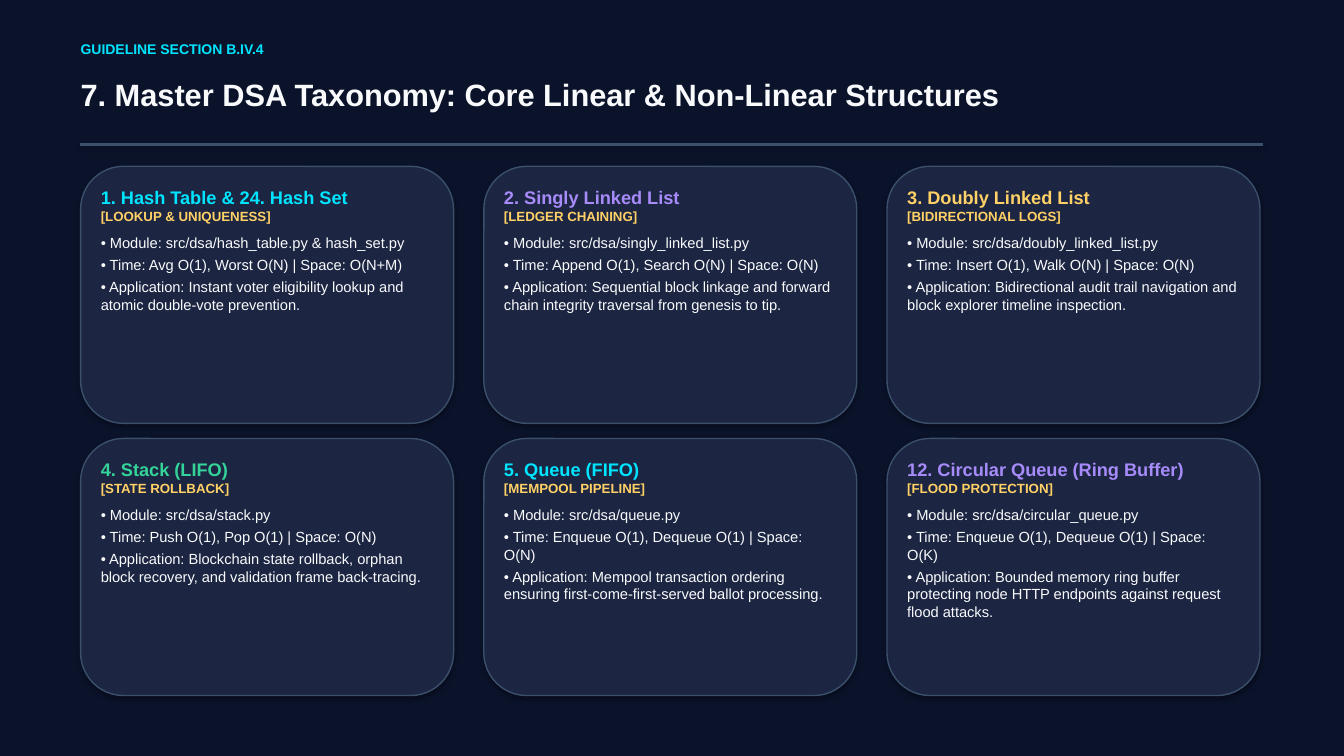
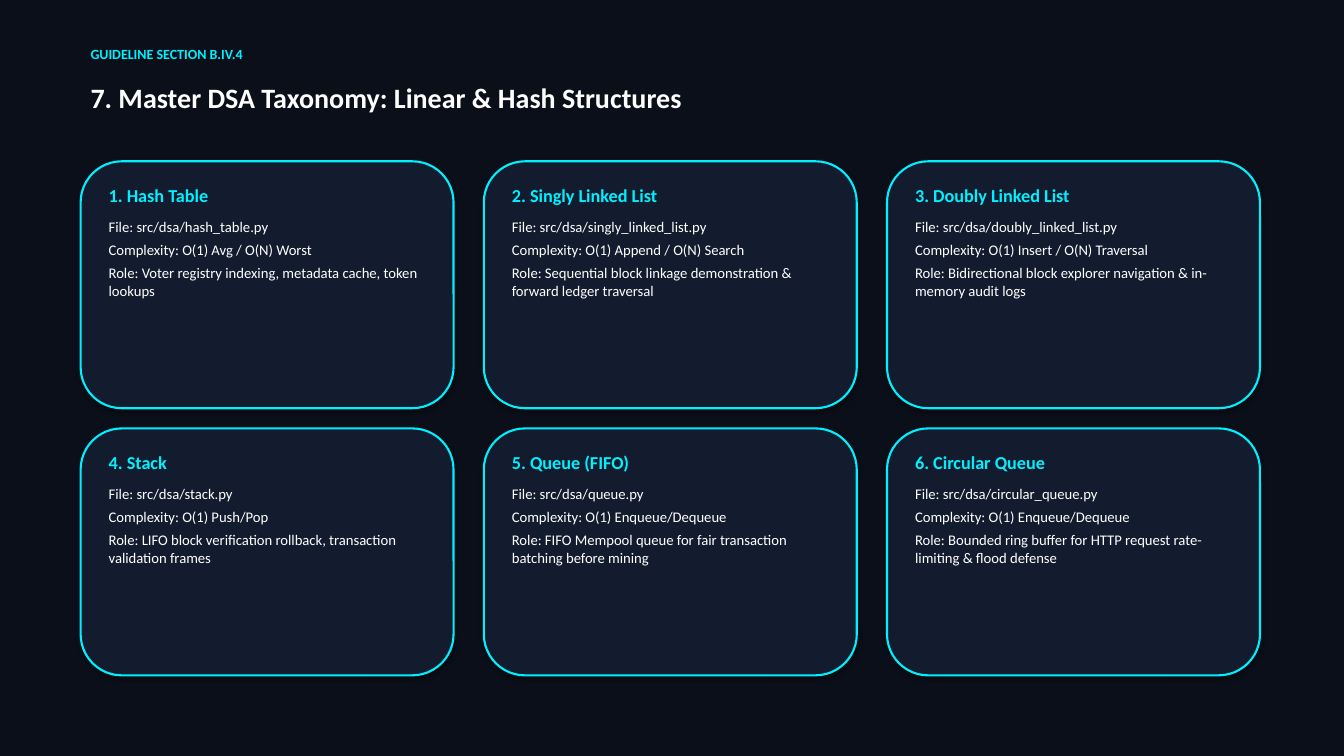
Before and after one commit to kgnawinkg-tech/Decentralised-Voting-System, a slide deck: slide 8 of Decentralized_Blockchain_Voting_System_DSA.pptx. Drawn at 1344x756 pixels with LibreOffice and Linux fonts; fonts in the diff are those of the drawing. Boxes give left, top, right and bottom in pixels: in the first picture for what was removed or moved away, otherwise in the second. Text is boxed around its words. In the diff, an @@ line names an element or a change of style, - is before the commit and + after.

```diff
--- a/Decentralized_Blockchain_Voting_System_DSA.pptx
+++ b/Decentralized_Blockchain_Voting_System_DSA.pptx
@@ background #0B132B to #0B0F19 @@
@@ text "GUIDELINE SECTION B.IV.4" at bbox=[91, 50, 243, 59]: font Arial to Calibri, text colour #00E5FF to #00F0FF @@
@@ text at bbox=[91, 88, 681, 113]: text changed; size 22 to 20 pt; font Arial to Calibri; text colour #F8FAFC to #FFFFFF @@
-7. Master DSA Taxonomy: Core Linear & Non-Linear Structures
+7. Master DSA Taxonomy: Linear & Hash Structures
@@ rectangle removed at bbox=[81, 143, 1263, 145] @@
@@ rounded rectangle: place and size @@
-rounded rectangle at bbox=[81, 166, 454, 423]
+rounded rectangle at bbox=[81, 161, 454, 408]
@@ rounded rectangle: place and size @@
-rounded rectangle at bbox=[484, 166, 857, 423]
+rounded rectangle at bbox=[484, 161, 857, 408]
@@ text "2. Singly Linked List": place and size @@
-text "2. Singly Linked List" at bbox=[504, 191, 831, 313]
+text "2. Singly Linked List" at bbox=[512, 189, 779, 299]
@@ rounded rectangle: place and size @@
-rounded rectangle at bbox=[887, 166, 1260, 423]
+rounded rectangle at bbox=[887, 161, 1260, 408]
@@ text "3. Doubly Linked List": place and size @@
-text "3. Doubly Linked List" at bbox=[907, 190, 1236, 313]
+text "3. Doubly Linked List" at bbox=[915, 189, 1207, 299]
@@ text at bbox=[109, 189, 418, 299]: text changed; font Arial to Calibri; text colour #F8FAFC to #FFFFFF @@
-1. Hash Table & 24. Hash Set
-[LOOKUP & UNIQUENESS]
-• Module: src/dsa/hash_table.py & hash_set.py
-• Time: Avg O(1), Worst O(N) | Space: O(N+M)
-• Application: Instant voter eligibility lookup and atomic double-vote prevention.
+1. Hash Table
+File: src/dsa/hash_table.py
+Complexity: O(1) Avg / O(N) Worst
+Role: Voter registry indexing, metadata cache, token lookups
@@ text at bbox=[512, 189, 657, 205]: font Arial to Calibri, text colour #A78BFA to #00F0FF in "2. Singly Linked List"; more space between paragraphs @@
@@ text at bbox=[915, 189, 1069, 205]: font Arial to Calibri, text colour #FFD166 to #00F0FF in "3. Doubly Linked List"; more space between paragraphs @@
@@ text at bbox=[512, 221, 779, 299]: text changed; font Arial to Calibri; text colour #F8FAFC to #FFFFFF @@
-[LEDGER CHAINING]
-• Module: src/dsa/singly_linked_list.py
-• Time: Append O(1), Search O(N) | Space: O(N)
-• Application: Sequential block linkage and forward chain integrity traversal from genesis to tip.
+File: src/dsa/singly_linked_list.py
+Complexity: O(1) Append / O(N) Search
+Role: Sequential block linkage demonstration & forward ledger traversal
@@ text at bbox=[915, 221, 1207, 299]: text changed; font Arial to Calibri; text colour #F8FAFC to #FFFFFF @@
-[BIDIRECTIONAL LOGS]
-• Module: src/dsa/doubly_linked_list.py
-• Time: Insert O(1), Walk O(N) | Space: O(N)
-• Application: Bidirectional audit trail navigation and block explorer timeline inspection.
+File: src/dsa/doubly_linked_list.py
+Complexity: O(1) Insert / O(N) Traversal
+Role: Bidirectional block explorer navigation & in-memory audit logs
@@ rounded rectangle: place and size @@
-rounded rectangle at bbox=[81, 439, 454, 696]
+rounded rectangle at bbox=[81, 429, 454, 676]
@@ rounded rectangle: place and size @@
-rounded rectangle at bbox=[484, 439, 857, 696]
+rounded rectangle at bbox=[484, 429, 857, 676]
@@ text "5. Queue (FIFO)": place and size @@
-text "5. Queue (FIFO)" at bbox=[504, 463, 823, 602]
+text "5. Queue (FIFO)" at bbox=[512, 455, 787, 566]
@@ fill #1C2541 to #131C2E; outline #3A506B 1 pt to #00F0FF 1.5 pt in 6 elements at bbox=[81, 161, 454, 408], bbox=[484, 161, 857, 408], bbox=[887, 161, 1260, 408], bbox=[81, 429, 454, 676], bbox=[484, 429, 857, 676], bbox=[887, 429, 1260, 676] @@
@@ rounded rectangle: place and size @@
-rounded rectangle at bbox=[887, 439, 1260, 696]
+rounded rectangle at bbox=[887, 429, 1260, 676]
@@ text at bbox=[109, 456, 396, 563]: text changed; font Arial to Calibri; text colour #F8FAFC to #FFFFFF @@
-4. Stack (LIFO)
-[STATE ROLLBACK]
-• Module: src/dsa/stack.py
-• Time: Push O(1), Pop O(1) | Space: O(N)
-• Application: Blockchain state rollback, orphan block recovery, and validation frame back-tracing.
+4. Stack
+File: src/dsa/stack.py
+Complexity: O(1) Push/Pop
+Role: LIFO block verification rollback, transaction validation frames
@@ text at bbox=[512, 455, 629, 472]: font Arial to Calibri, text colour #00E5FF to #00F0FF in "5. Queue (FIFO)"; more space between paragraphs @@
@@ text at bbox=[915, 456, 1202, 566]: text changed; font Arial to Calibri; text colour #F8FAFC to #FFFFFF @@
-12. Circular Queue (Ring Buffer)
-[FLOOD PROTECTION]
-• Module: src/dsa/circular_queue.py
-• Time: Enqueue O(1), Dequeue O(1) | Space: O(K)
-• Application: Bounded memory ring buffer protecting node HTTP endpoints against request flood attacks.
+6. Circular Queue
+File: src/dsa/circular_queue.py
+Complexity: O(1) Enqueue/Dequeue
+Role: Bounded ring buffer for HTTP request rate-limiting & flood defense
@@ text at bbox=[512, 488, 787, 566]: text changed; font Arial to Calibri; text colour #F8FAFC to #FFFFFF @@
-[MEMPOOL PIPELINE]
-• Module: src/dsa/queue.py
-• Time: Enqueue O(1), Dequeue O(1) | Space: O(N)
-• Application: Mempool transaction ordering ensuring first-come-first-served ballot processing.
+File: src/dsa/queue.py
+Complexity: O(1) Enqueue/Dequeue
+Role: FIFO Mempool queue for fair transaction batching before mining
```
Also in this commit, not shown: 6 other slides changed, 16 slides added, 13 slides removed, 10 other files.
